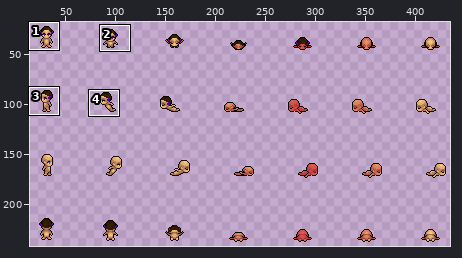
Sprite sheet -- reverbation/Sprites/PNG/Unarmed_Death/Unarmed_Death_full.png. Above: a wide view before the commit, with the close-up outlined.
Close-up. Before the edit:
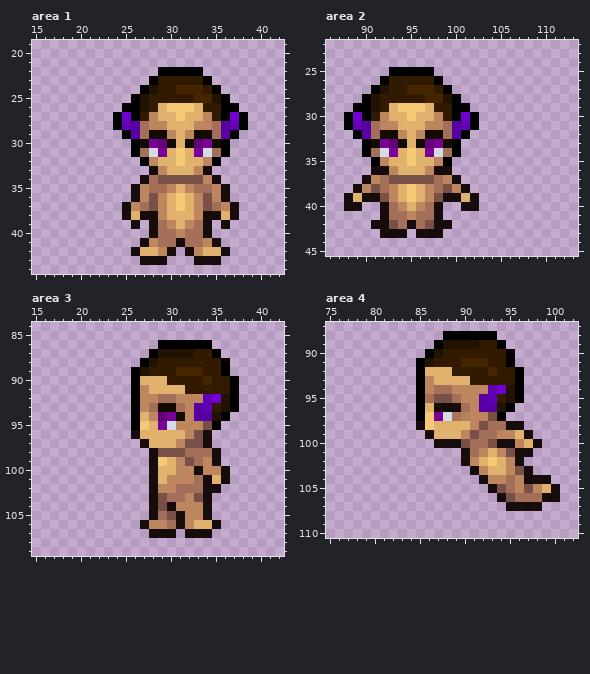
The file is 448x256 pixels. Colours within 5 levels of each other are drawn and written as one. Shown: area 1: x 15..42, y 19..44; area 2: x 86..113, y 22..45; area 3: x 15..42, y 84..109; area 4: x 75..102, y 87..110. The wide view leaves out empty margins. The commit also changed other parts of the picture, which this record leaves out.
New version:
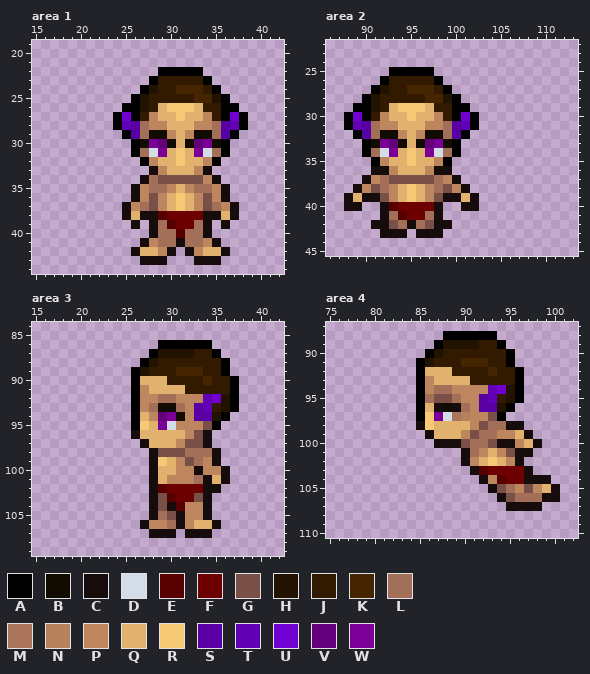
Palette (. is transparent): A #000000  B #110b00  C #170c0c  D #d2dde8  E #560000  F #6d0000  G #795048  H #221200  J #311a00  K #452500  L #a46f59  M #aa755c  N #b8815e  P #be865f  Q #e1b26e  R #f6ca74  S #5800a3  T #6200b6  U #7200d2  V #64007c  W #7a0098
What changed:
Area 1:
Colour P gives way to colour E in row 38 at x 29; in row 39 at x 30; in row 40 at x 31.
Colour P gives way to colour F in row 38 at x 33; in row 39 at x 32.
Colour Q gives way to colour F in row 38 at x 30 to 32; in row 39 at x 31.
Area 2:
Colour L gives way to colour E in row 40 at x 93; in row 41 at x 94.
Colour L gives way to colour F in row 40 at x 97; in row 41 at x 96.
Colour P gives way to colour F in row 40 at x 94 and 96; in row 41 at x 95.
Colour Q gives way to colour F in row 40 at x 95.
Area 3:
Colour L gives way to colour E in row 103 at x 30.
Colour P gives way to colour E in row 102 at x 29; in row 104 at x 31.
Colour L gives way to colour F in row 102 at x 31 to 33; in row 103 at x 31.
Colour P gives way to colour F in row 102 at x 30; in row 103 at x 32.
Area 4:
Colour P gives way to colour E in row 103 at x 92; in row 104 at x 94.
Colour G gives way to colour F in row 103 at x 96.
Colour L gives way to colour F in row 104 at x 95.
Colour P gives way to colour F in row 103 at x 95; in row 104 at x 96.
Colour Q gives way to colour F in row 103 at x 93 to 94.
Pixel boxes of the changes (left, top, right, bottom) in both close-ups:
changed: (158, 211, 203, 238)
changed: (389, 202, 434, 220)
changed: (158, 484, 203, 511)
changed: (479, 466, 524, 484)
